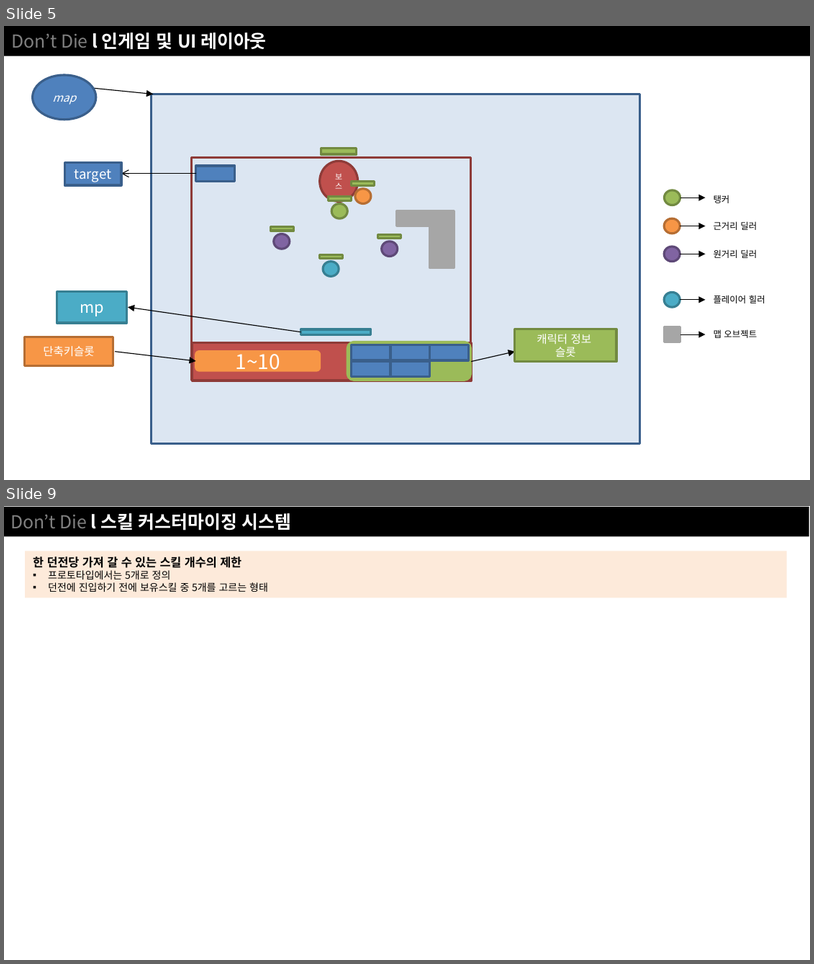
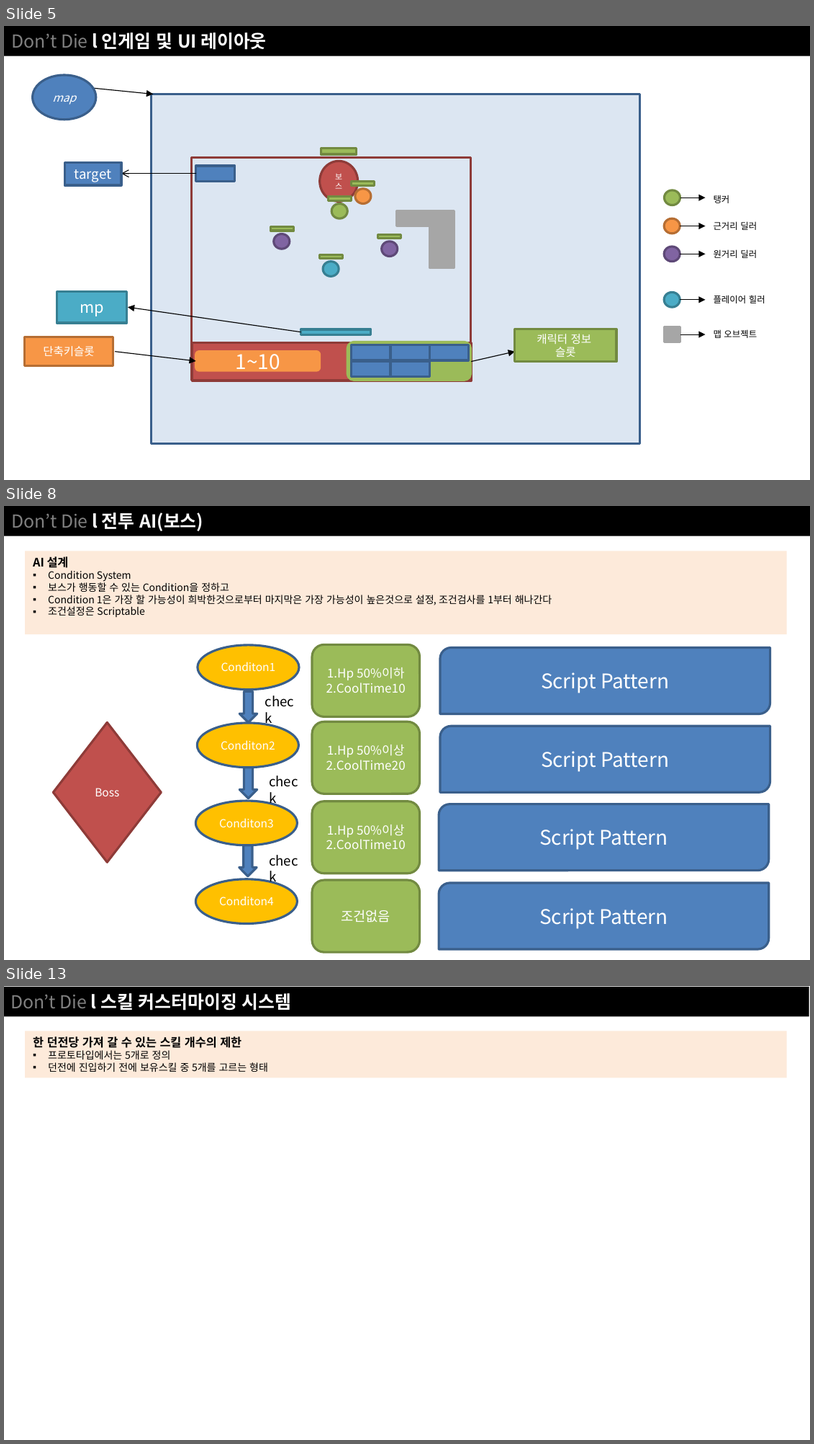
Before and after one commit to NoahCalhoun/DontDie, a slide deck: DDDocument/Don't Die ProtoType.pptx. Shown one above the other, each under a label of ours: slides 5 and 9 before the commit, slides 5, 8 and 13 after it; the slides between them are not shown. The pictures are 814x964 and 814x1444 pixels, drawn with LibreOffice and Linux fonts; fonts in the diff are those of the drawing. Boxes give left, top, right and bottom in pixels: in the first picture for what was removed or moved away, otherwise in the second. Text is boxed around its words. In the diff, an @@ line names an element or a change of style, - is before the commit and + after.

```diff
--- a/DDDocument/Don't Die ProtoType.pptx
+++ b/DDDocument/Don't Die ProtoType.pptx
@@ slide 8 added at [4, 506, 810, 960], background #FFFFFF @@
@@ rectangle added at [4, 506, 810, 536], fill #000000, 16 pt, text #FFFFFF, bold @@
+Don’t Die l 전투 AI(보스)
@@ rectangle added at [25, 551, 787, 635], fill #FDEADA, 9 pt, text #000000 @@
+AI 설계
+▪ Condition System
+▪ 보스가 행동할 수 있는 Condition을 정하고
+▪ Condition 1은 가장 할 가능성이 희박한것으로부터 마지막은 가장 가능성이 높은것으로 설정, 조건검사를 1부터 해나간다
+▪ 조건설정은 Scriptable
@@ ellipse added at [198, 645, 299, 689], fill #FFC000, outline #3A5F8C 2 pt, 10 pt, text #FFFFFF @@
+Conditon1
@@ rounded rectangle added at [312, 645, 420, 716], fill #9BBB59, outline #738A42 2 pt, 11 pt, text #FFFFFF @@
+1.Hp 50%이하
+2.CoolTime10
@@ round diag rect added at [440, 647, 770, 713], fill #4F81BD, outline #3A5F8C 2 pt, 18 pt, text #FFFFFF @@
+Script Pattern
@@ down arrow added at [239, 692, 257, 722], fill #4F81BD, outline #3A5F8C 2 pt @@
@@ text added at [257, 689, 308, 713], 12 pt, text #000000 @@
+check
@@ rounded rectangle added at [312, 721, 420, 793], fill #9BBB59, outline #738A42 2 pt, 11 pt, text #FFFFFF @@
+1.Hp 50%이상
+2.CoolTime20
@@ diamond added at [53, 722, 161, 862], fill #C0504D, outline #8E3B39 2 pt, 10 pt, text #FFFFFF @@
+Boss
@@ ellipse added at [198, 723, 299, 767], fill #FFC000, outline #3A5F8C 2 pt, 10 pt, text #FFFFFF @@
+Conditon2
@@ round diag rect added at [440, 726, 770, 793], fill #4F81BD, outline #3A5F8C 2 pt, 18 pt, text #FFFFFF @@
+Script Pattern
@@ down arrow added at [239, 767, 257, 798], fill #4F81BD, outline #3A5F8C 2 pt @@
@@ text added at [261, 769, 312, 793], 12 pt, text #000000 @@
+check
@@ ellipse added at [196, 800, 298, 844], fill #FFC000, outline #3A5F8C 2 pt, 10 pt, text #FFFFFF @@
+Conditon3
@@ rounded rectangle added at [312, 801, 420, 873], fill #9BBB59, outline #738A42 2 pt, 11 pt, text #FFFFFF @@
+1.Hp 50%이상
+2.CoolTime10
@@ round diag rect added at [439, 803, 769, 870], fill #4F81BD, outline #3A5F8C 2 pt, 18 pt, text #FFFFFF @@
+Script Pattern
@@ down arrow added at [239, 844, 257, 875], fill #4F81BD, outline #3A5F8C 2 pt @@
@@ text added at [261, 848, 312, 872], 12 pt, text #000000 @@
+check
@@ ellipse added at [196, 878, 298, 923], fill #FFC000, outline #3A5F8C 2 pt, 10 pt, text #FFFFFF @@
+Conditon4
@@ rounded rectangle added at [312, 880, 420, 951], fill #9BBB59, outline #738A42 2 pt, 12 pt, text #FFFFFF @@
+조건없음
@@ round diag rect added at [439, 883, 769, 949], fill #4F81BD, outline #3A5F8C 2 pt, 18 pt, text #FFFFFF @@
+Script Pattern
@@ what was slide 9 is now slide 13 @@
```
Also in this commit, not shown: 3 slides changed, 3 other slides added, 4 other files.
